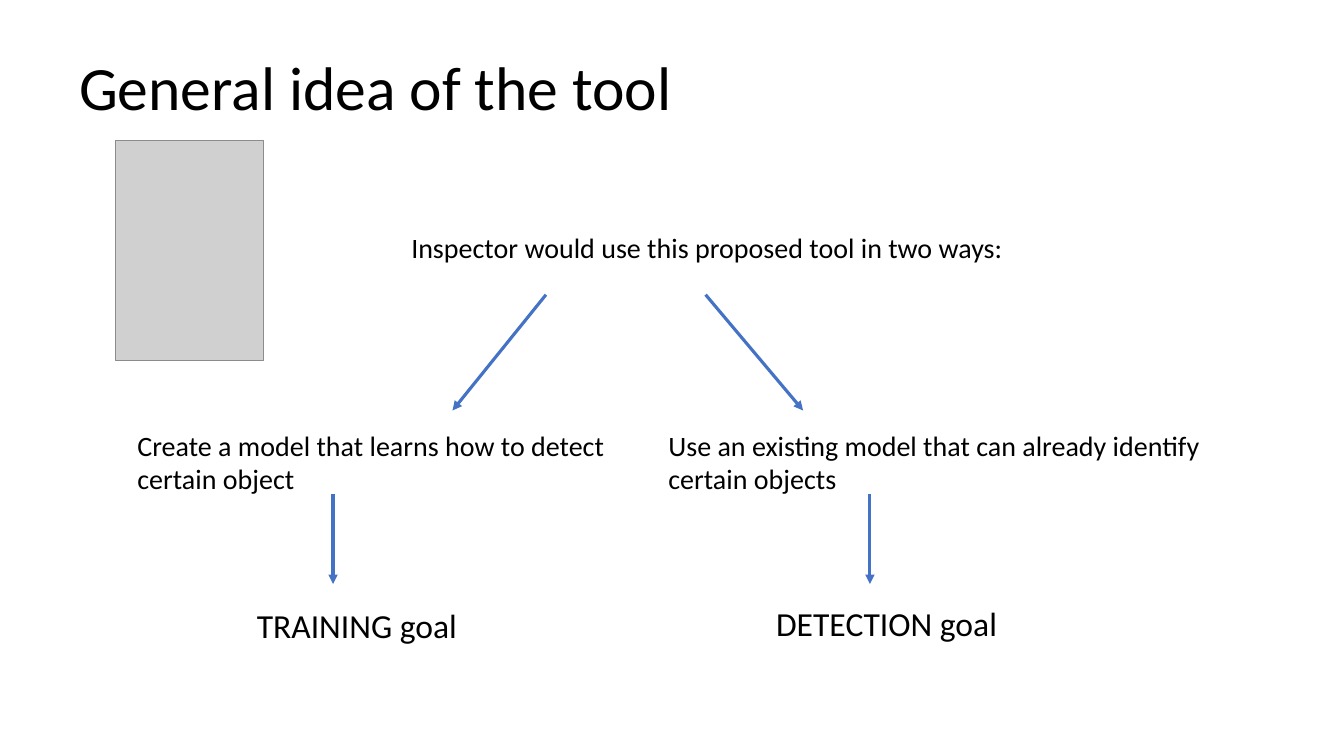
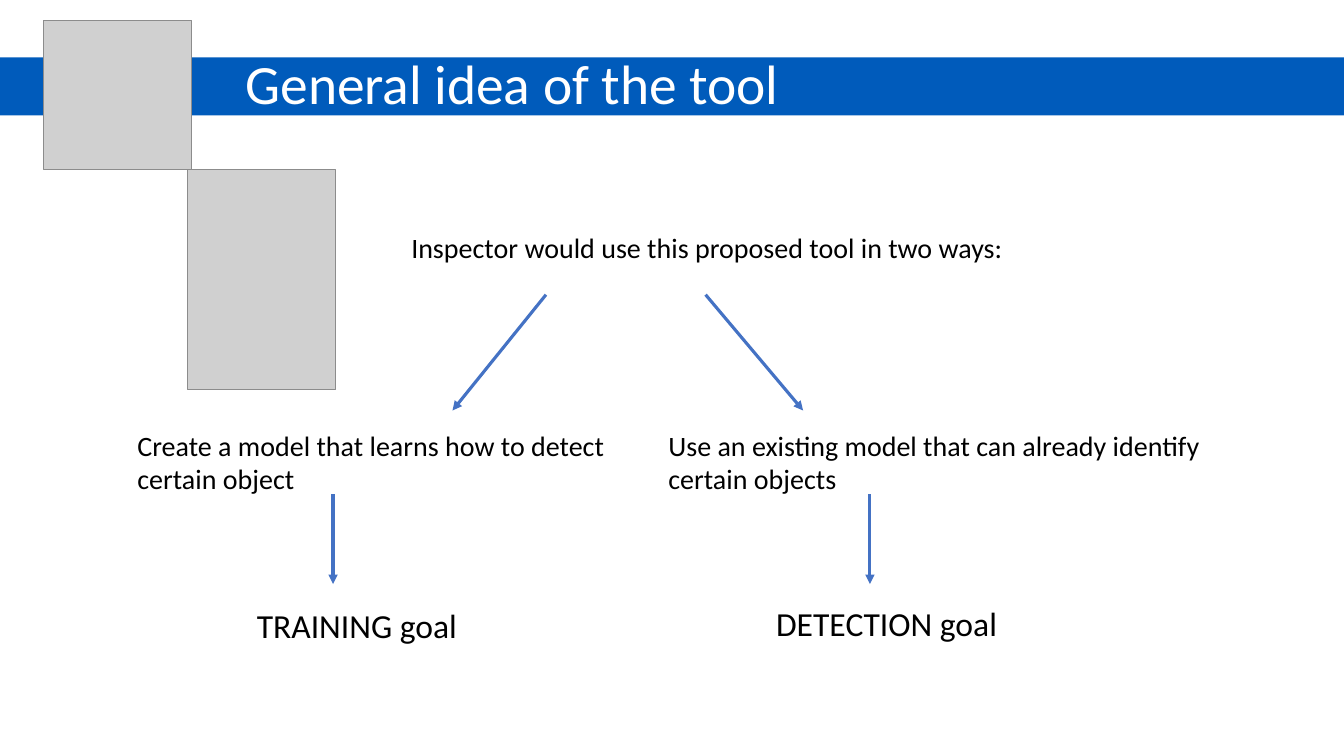
Before and after one commit to GiuliaCiaramella/yolov5, a slide deck: slide 2 of week_11_presentation.pptx. Drawn at 1344x756 pixels with LibreOffice and Linux fonts; fonts in the diff are those of the drawing; grey boxes stand for pictures. Boxes give left, top, right and bottom in pixels: in the first picture for what was removed or moved away, otherwise in the second. Text is boxed around its words. In the diff, an @@ line names an element or a change of style, - is before the commit and + after.

Commit message:
update presentation style

```diff
--- a/week_11_presentation.pptx
+++ b/week_11_presentation.pptx
@@ picture added at box(43, 20, 192, 169) @@
@@ rectangle added at box(0, 57, 1344, 116), fill #005BBB @@
@@ title "General idea of the tool": place and size @@
-title "General idea of the tool" at box(79, 67, 671, 111)
+title "General idea of the tool" at box(246, 65, 778, 118)
@@ title "General idea of the tool" at box(246, 65, 778, 118): size 44 to 39.6 pt, text colour #000000 to #FFFFFF @@
@@ picture: place and size @@
-picture at box(116, 140, 264, 361)
+picture at box(188, 169, 336, 390)
```
Also in this commit, not shown: 9 other slides changed.
